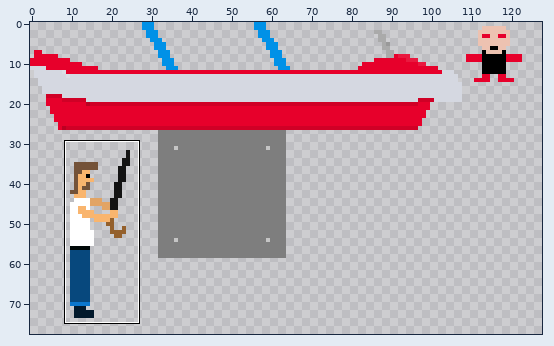
Two states of a sprite sheet, resource/tiles_atlas_0.png. The picture above shows the old version from afar; the outline marks the close-up.
Close-up. First the earlier version:
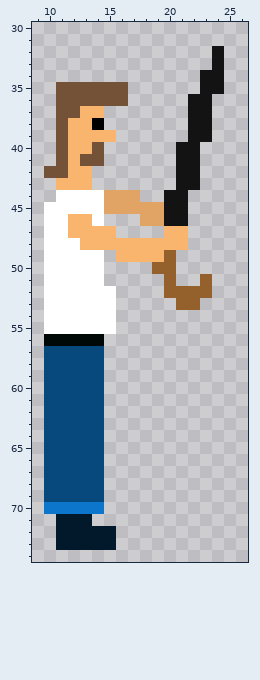
The file is 128x128 pixels. Pixels under 10% opacity are left out. Colours within 5 levels of each other are drawn and written as one. Shown: x 9..26, y 30..74. The wide view leaves out empty margins. The commit also changed other parts of the picture, which this record leaves out.
After:
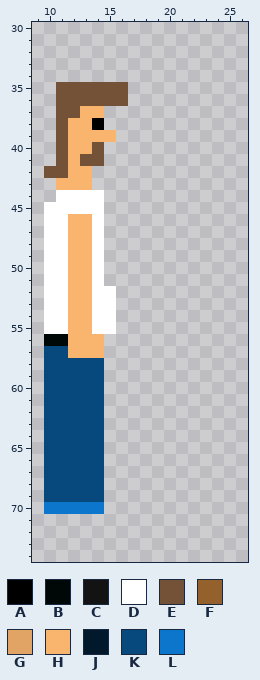
Palette (. is transparent): A #000000  B #000807  C #131313  D #ffffff  E #745238  F #94602c  G #e2a464  H #f9b56e  J #02192c  K #07487d  L #0b76cc
From old to new:
Changed rows in their new state; - is an unchanged pixel.
first column x 12:
32 ------------.
33 ------------.
34 -----------..
35 -----------..
36 ----------..-
37 ----------..-
38 ----------..-
39 ----------..-
40 ---------..--
41 ---------..--
42 ---------..--
43 ---------..--
44 ---...--..---
45 ---.......---
46 ------....---
47 --D.----..---
48 H-D.......---
49 HH--.....----
50 HH-----..----
51 HH------.--.-
52 HH------....-
53 HH-------..--
54 HH-----------
55 HH-----------
56 HHH----------
57 HHH----------
first column x 11:
71 ...--
72 .....
73 .....
Changed places in both close-ups, as pixel boxes (x1, y1, x2, y2):
changed: (68, 46, 224, 358)
erased: (56, 514, 116, 550)
